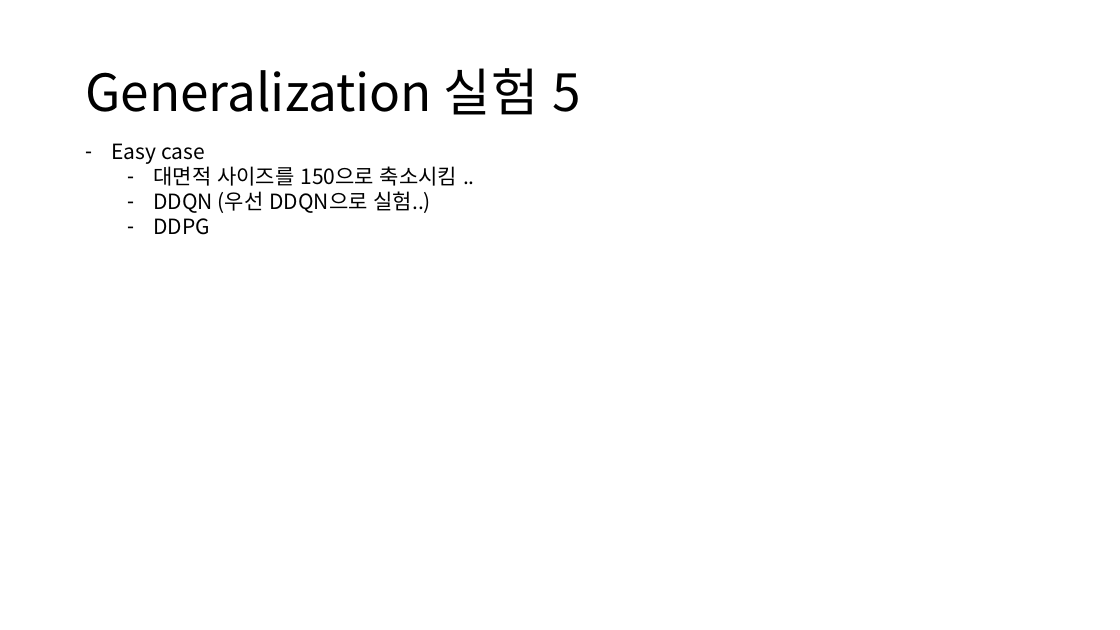
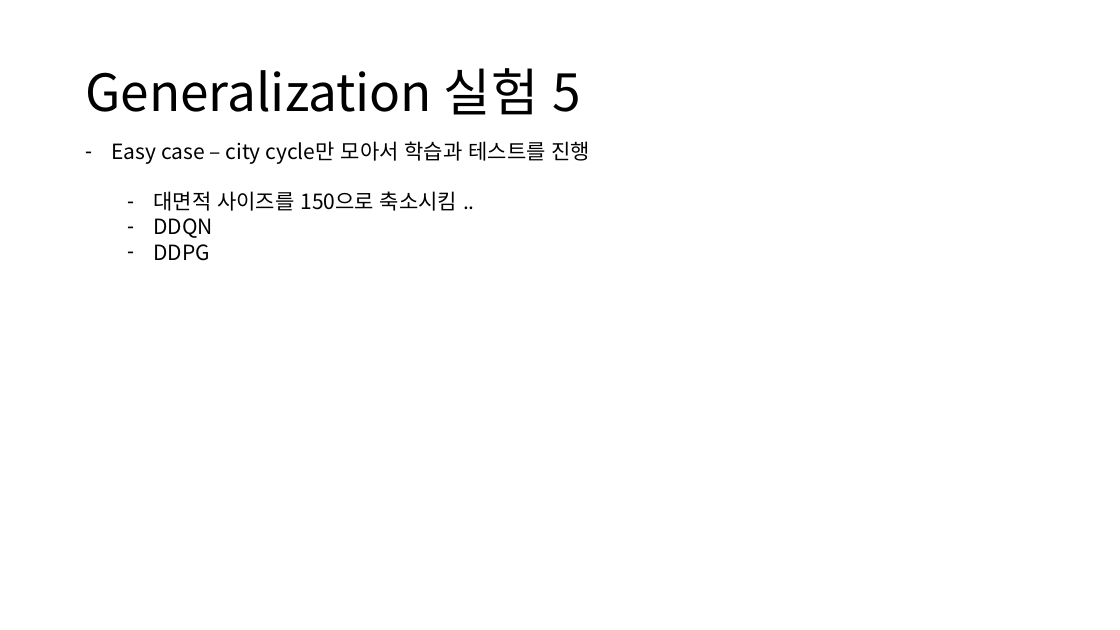
Before and after one commit to zidane89/experiment, a slide deck: slide 50 of 실험정리.pptx. Drawn at 1120x630 pixels with LibreOffice and Linux fonts; fonts in the diff are those of the drawing. Boxes give left, top, right and bottom in pixels: in the first picture for what was removed or moved away, otherwise in the second. Text is boxed around its words. In the diff, an @@ line names an element or a change of style, - is before the commit and + after.

```diff
--- a/실험정리.pptx
+++ b/실험정리.pptx
@@ text at (111,141,591,164): text changed @@
-– Easy case
+– Easy case – city cycle만 모아서 학습과 테스트를 진행
@@ text at (153,218,213,238): text changed @@
-  – DDQN (우선 DDQN으로 실험..)
+  – DDQN
```
Also in this commit, not shown: 2 other slides changed, 10 other files.
